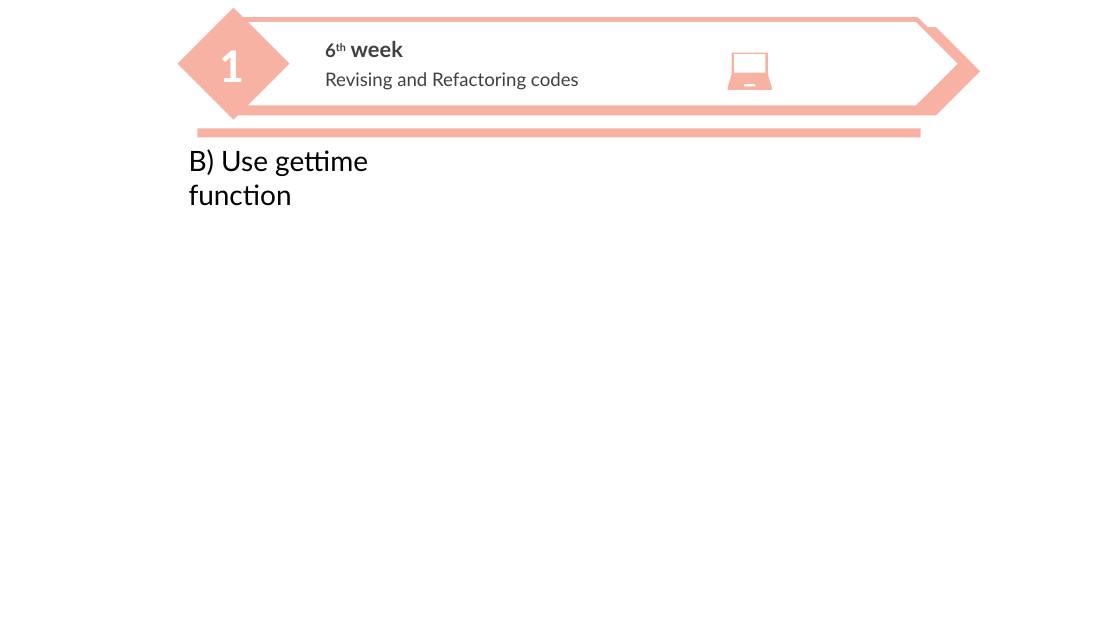
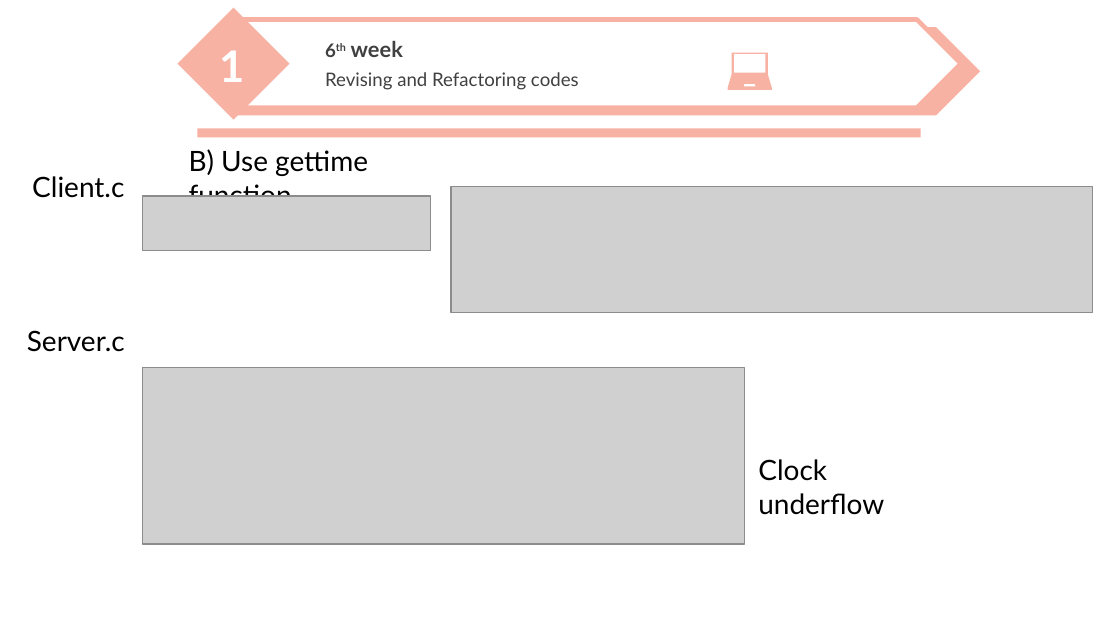
Before and after one commit to nicesick/Prototyping-Delay-Aware-V2X-Safe-Communications, a slide deck: slide 7 of documents/presentation/presentation_3.pptx. Drawn at 1120x630 pixels with LibreOffice and Linux fonts; fonts in the diff are those of the drawing; grey boxes stand for pictures; background and template pictures are left out. Boxes give left, top, right and bottom in pixels: in the first picture for what was removed or moved away, otherwise in the second. Text is boxed around its words. In the diff, an @@ line names an element or a change of style, - is before the commit and + after.

```diff
--- a/documents/presentation/presentation_3.pptx
+++ b/documents/presentation/presentation_3.pptx
@@ text added at (x1=32, y1=176, x2=124, y2=198), 18 pt, text #000000 @@
+Client.c
@@ picture added at (x1=142, y1=196, x2=430, y2=251) @@
@@ picture added at (x1=451, y1=187, x2=1093, y2=312) @@
@@ text added at (x1=27, y1=330, x2=125, y2=352), 18 pt, text #000000 @@
+Server.c
@@ picture added at (x1=142, y1=367, x2=745, y2=543) @@
@@ text added at (x1=758, y1=459, x2=884, y2=515), 18 pt, text #000000 @@
+Clock underflow
```
Also in this commit, not shown: 3 other slides changed, 4 slides added, 2 other files.
